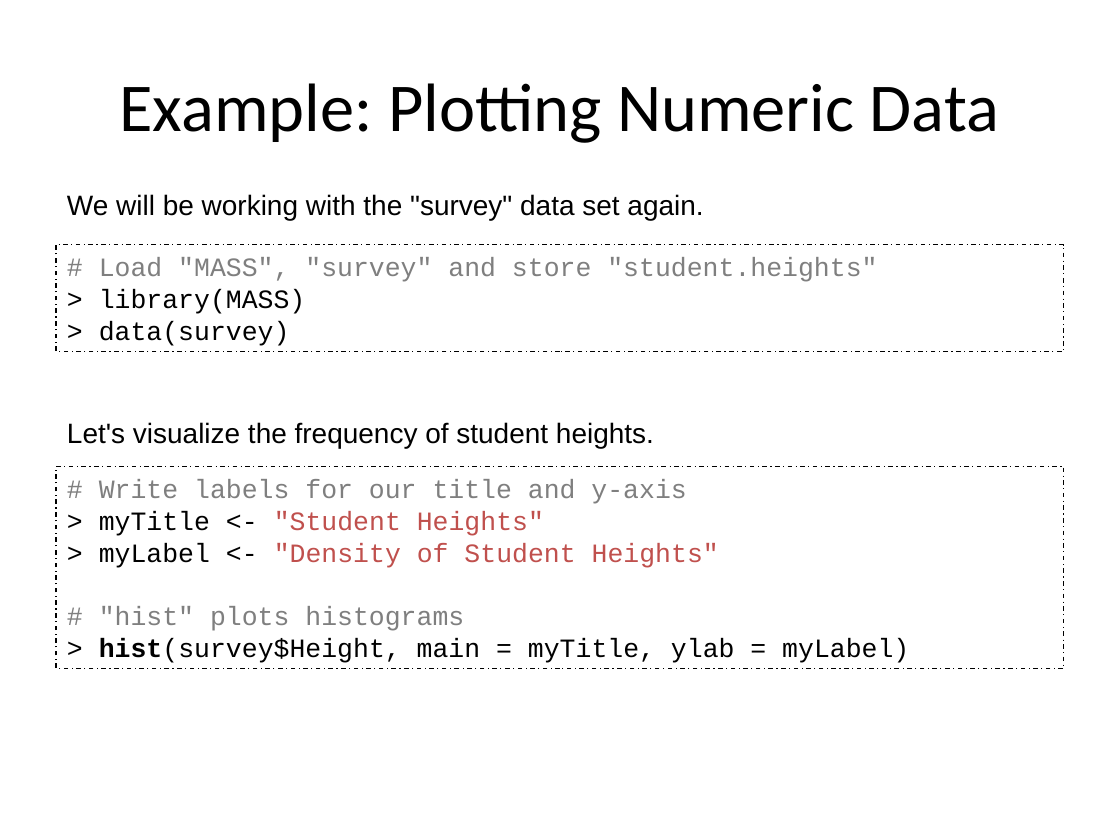
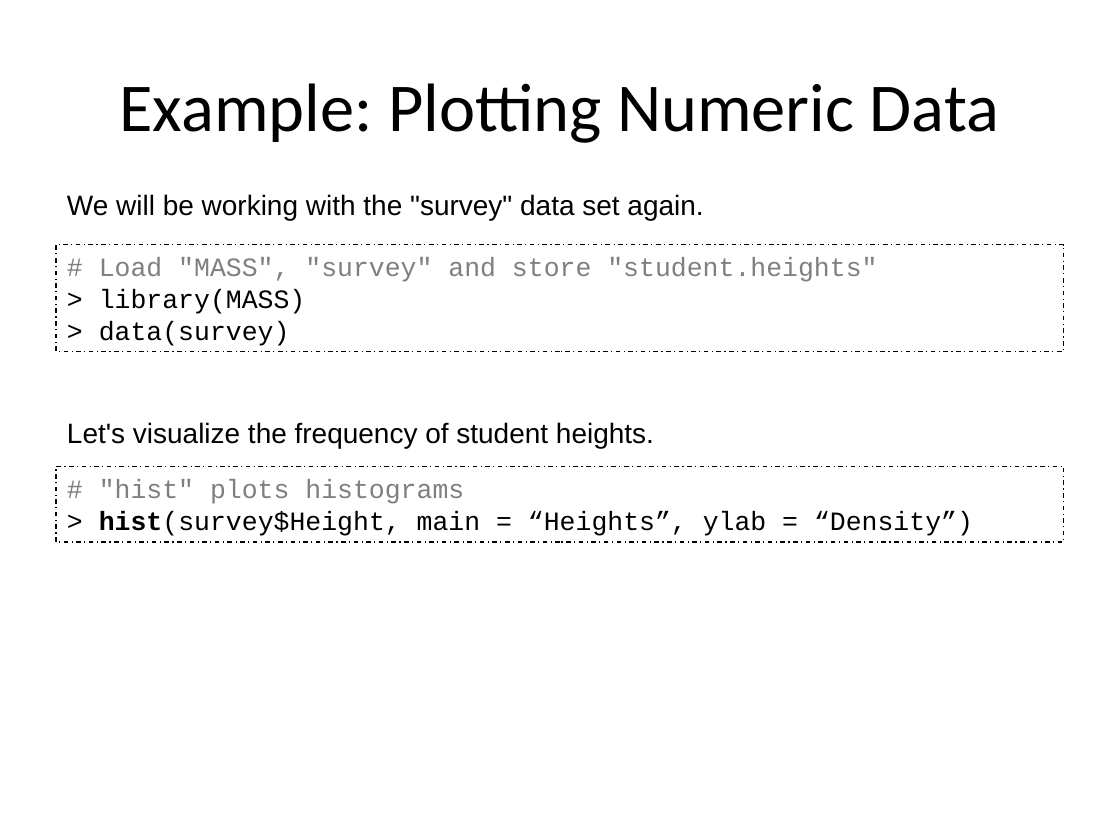
Before and after one commit to IQSS/Zelig4-Documentation, a slide deck: slide 46 of R-and-Stastics/R and Statistics.pptx (slide 47 before the commit). Drawn at 1120x840 pixels with LibreOffice and Linux fonts; fonts in the diff are those of the drawing. Boxes give left, top, right and bottom in pixels: in the first picture for what was removed or moved away, otherwise in the second. Text is boxed around its words. In the diff, an @@ line names an element or a change of style, - is before the commit and + after.

```diff
--- a/R-and-Stastics/R and Statistics.pptx
+++ b/R-and-Stastics/R and Statistics.pptx
@@ rectangle "# "hist" plots histograms": place and size @@
-rectangle "# "hist" plots histograms" at (56, 466, 1064, 668)
+rectangle "# "hist" plots histograms" at (56, 466, 1064, 542)
@@ text in rectangle at (99, 480, 719, 568): paragraphs removed @@
-# Write labels for our title and y-axis
-> myTitle <- "Student Heights"
-> myLabel <- "Density of Student Heights"
@@ text in rectangle at (99, 511, 973, 536): text changed @@
-> hist(survey$Height, main = myTitle, ylab = myLabel)
+> hist(survey$Height, main = “Heights”, ylab = “Density”)
```
Also in this commit, not shown: 16 other slides changed, 2 slides added, 4 slides removed, 2 other files.
